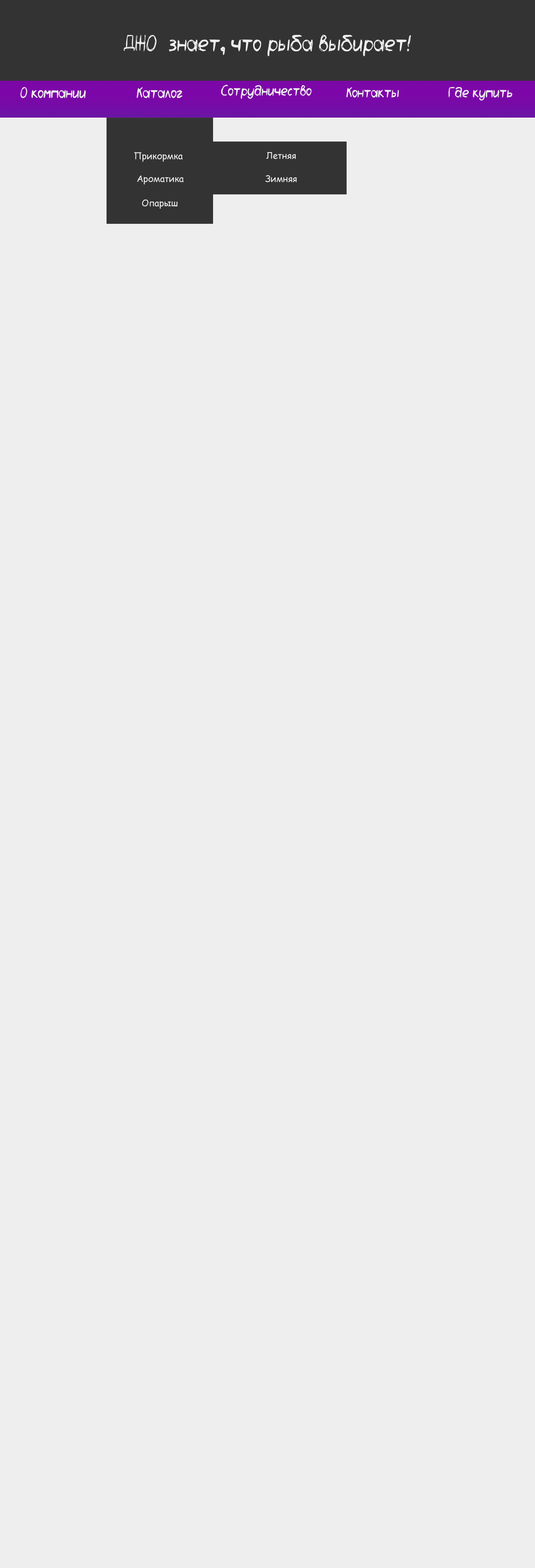
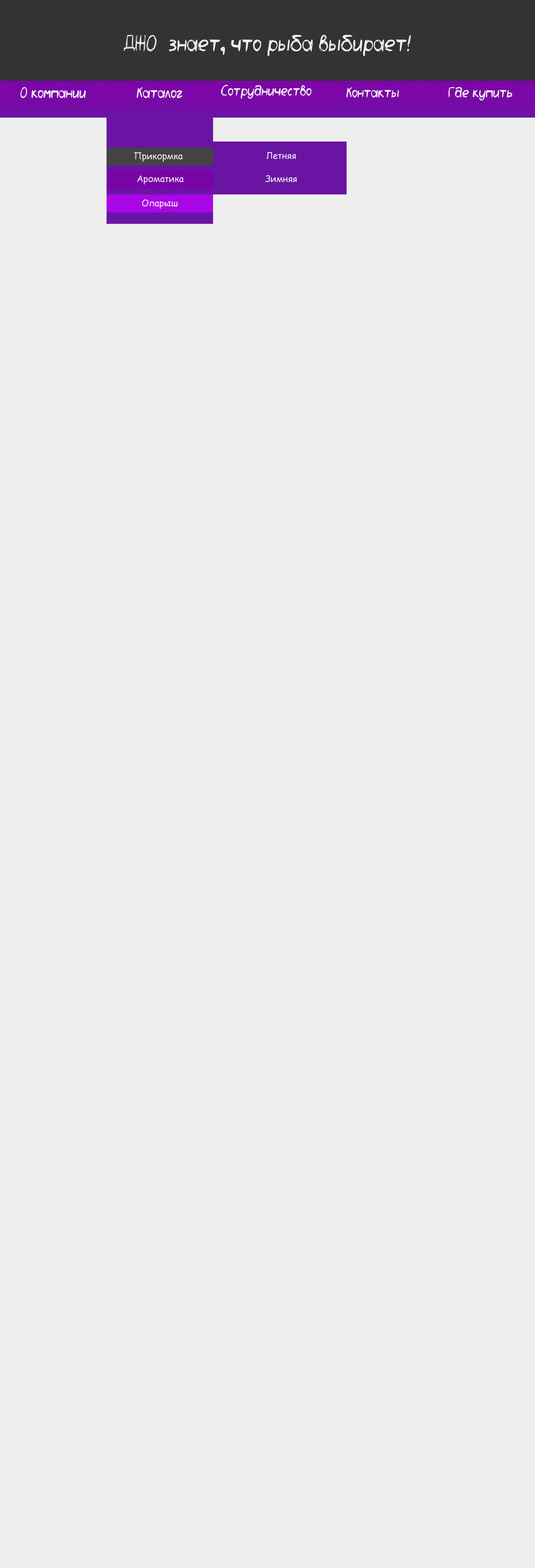
Layers edited between the first and the second w=535, h=1568 image:
painted on "li_1" (2nd of 2, in "CatalogDropDown" › "li_1") over [106, 147, 214, 166]
painted on "li_2" (1st of 2, in "CatalogDropDown" › "li_1") over [106, 170, 214, 189]
painted on "li_3" over [106, 194, 214, 213]
painted on "DropDown_2" over [211, 141, 347, 195]
painted on "DropDown_1" over [106, 117, 214, 224]
